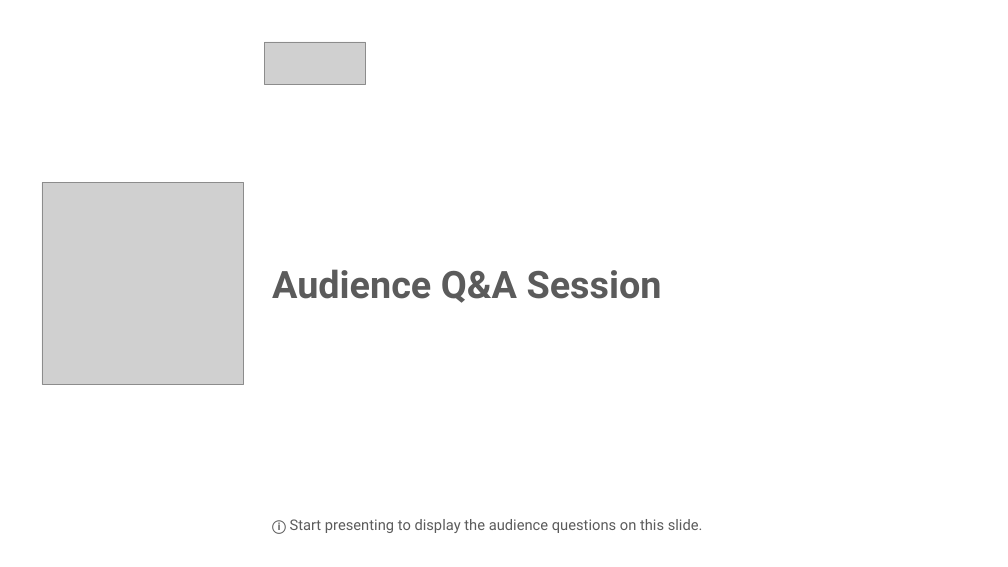
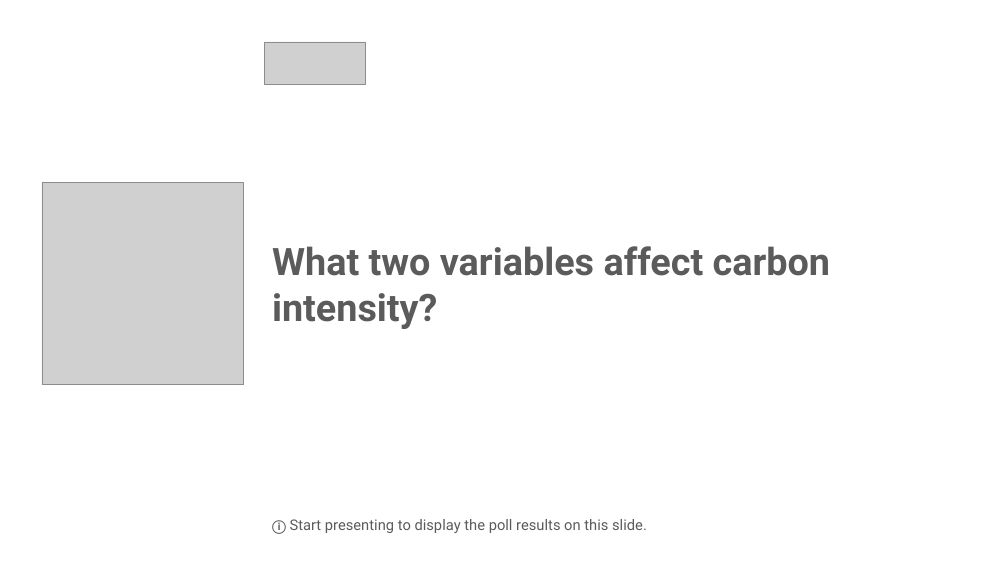
Before and after one commit to childotg/Events.2024, a slide deck: slide 22 of 240408 - DevOps Conference 2024 @London/Green must be convenient.pptx (slide 40 before the commit). Drawn at 1008x567 pixels with LibreOffice and Linux fonts; fonts in the diff are those of the drawing; grey boxes stand for pictures. Boxes give left, top, right and bottom in pixels: in the first picture for what was removed or moved away, otherwise in the second. Text is boxed around its words. In the diff, an @@ line names an element or a change of style, - is before the commit and + after.

Commit message:
keynote fix

```diff
--- a/240408 - DevOps Conference 2024 @London/Green must be convenient.pptx
+++ b/240408 - DevOps Conference 2024 @London/Green must be convenient.pptx
@@ text in rectangle at (272, 246, 830, 329): text changed @@
-Audience Q&A Session
+What two variables affect carbon intensity?
@@ text at (272, 519, 647, 534): text changed @@
-ⓘ Start presenting to display the audience questions on this slide.
+ⓘ Start presenting to display the poll results on this slide.
```
Also in this commit, not shown: 3 slides added, 4 other files.
